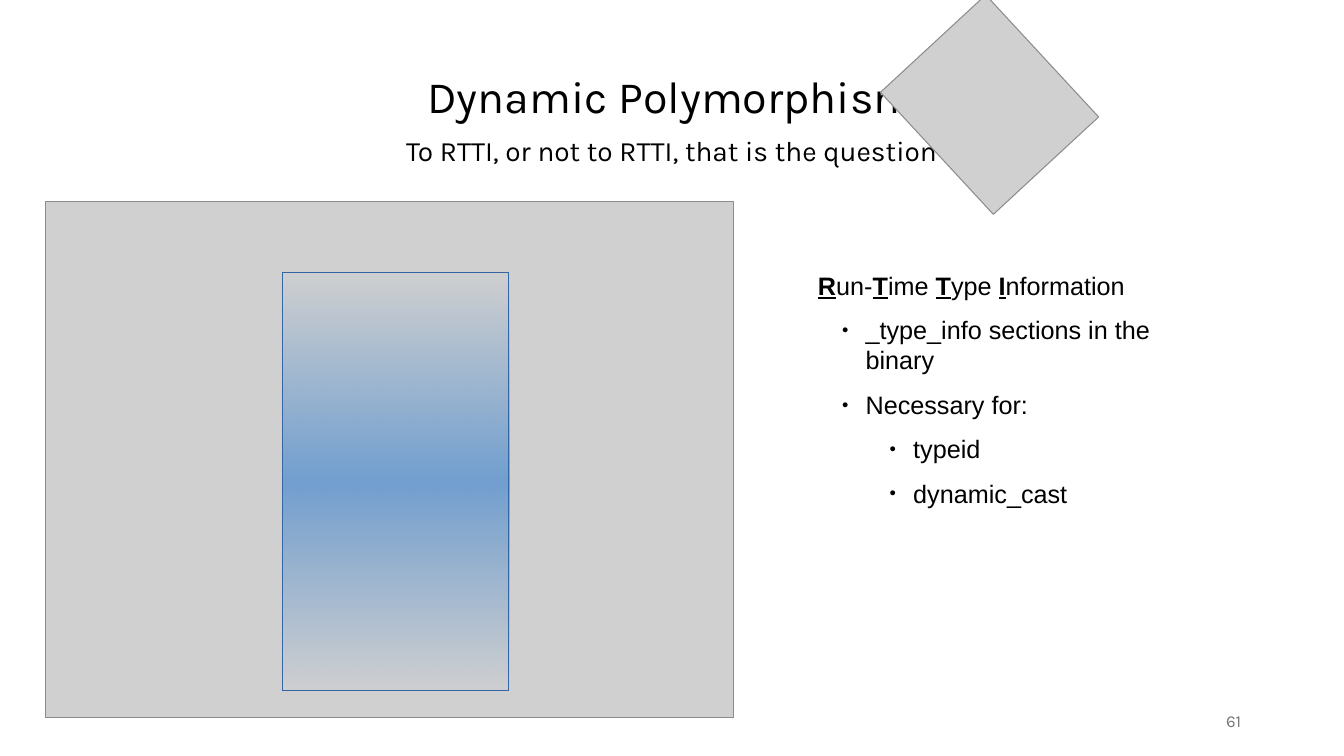
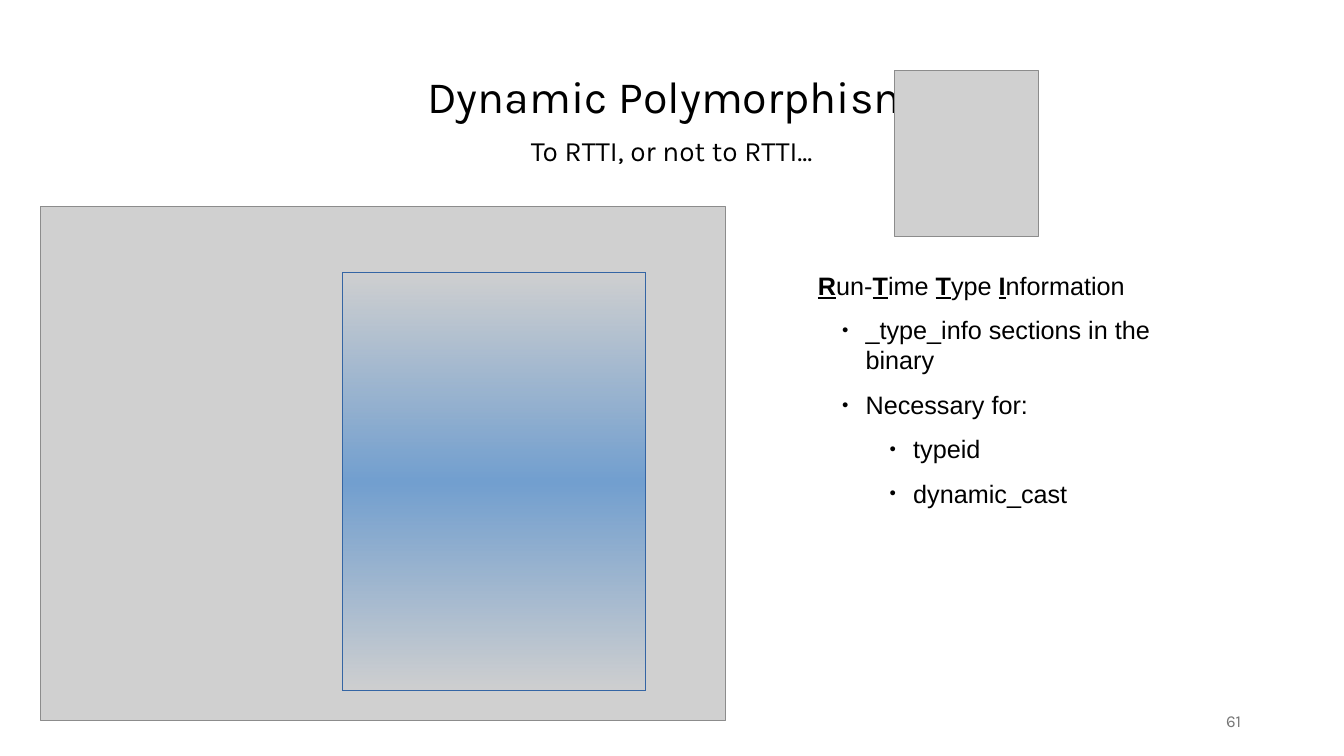
Before and after one commit to janos32783/cppcon_2024_cost_cpp_abstractions, a slide deck: slide 61 of presentation/cppcon.pptx. Drawn at 1344x756 pixels with LibreOffice and Linux fonts; fonts in the diff are those of the drawing; grey boxes stand for pictures. Boxes give left, top, right and bottom in pixels: in the first picture for what was removed or moved away, otherwise in the second. Text is boxed around its words. In the diff, an @@ line names an element or a change of style, - is before the commit and + after.

```diff
--- a/presentation/cppcon.pptx
+++ b/presentation/cppcon.pptx
@@ picture at [895, 71, 1038, 237]: rotation 317 to 0 degrees @@
@@ text at [531, 143, 812, 164]: text changed @@
-To RTTI, or not to RTTI, that is the question
+To RTTI, or not to RTTI...
@@ picture: place and size @@
-picture at [45, 202, 733, 718]
+picture at [40, 207, 726, 721]
@@ rectangle: place and size @@
-rectangle at [282, 272, 509, 691]
+rectangle at [343, 272, 645, 691]
```
Also in this commit, not shown: 2 other slides changed, 8 slides added, 1 slide removed, 4 other files.
